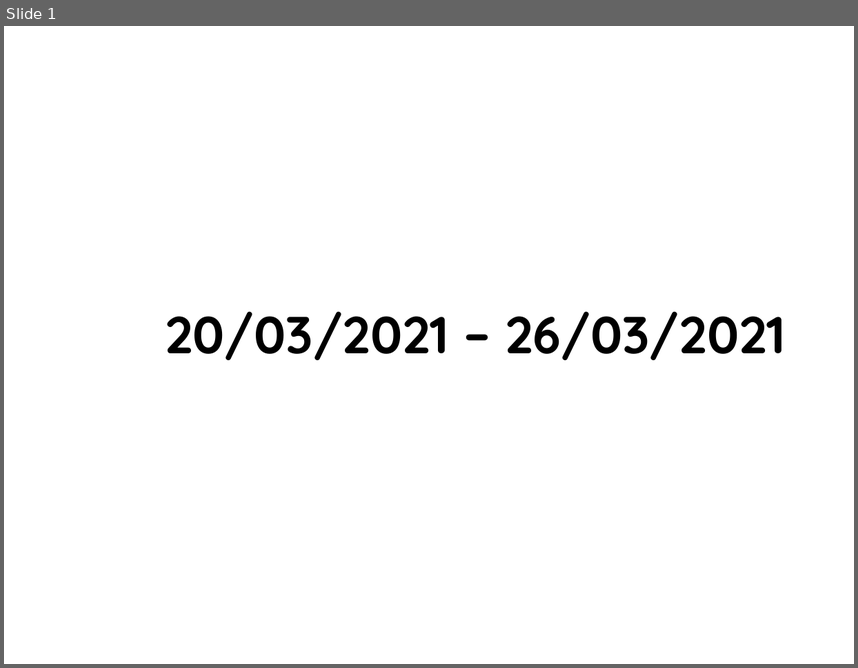
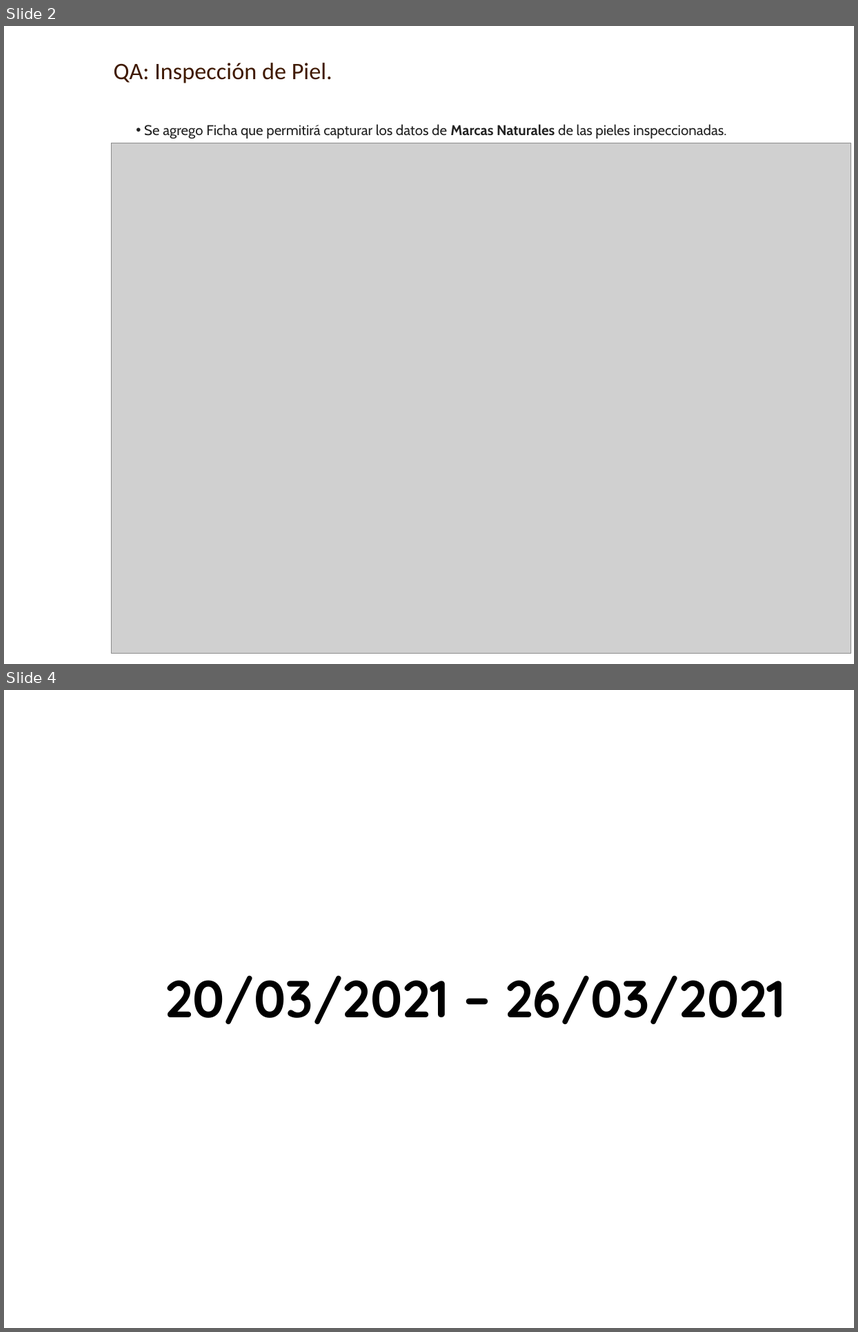
Before and after one commit to AXDELAROSA/CONTROL_QUALITY, a slide deck: INSPECCION_MATERIAL/INSPECCION_PIEL/Docs/QA_INSPECCION_PIEL.pptx. Shown one above the other, each under a label of ours: slide 1 before the commit, slides 2 and 4 after it; the slides between them are not shown. The pictures are 858x668 and 858x1332 pixels, drawn with LibreOffice and Linux fonts; fonts in the diff are those of the drawing; grey boxes stand for pictures; background and template pictures are left out. Boxes give left, top, right and bottom in pixels: in the first picture for what was removed or moved away, otherwise in the second. Text is boxed around its words. In the diff, an @@ line names an element or a change of style, - is before the commit and + after.

```diff
--- a/INSPECCION_MATERIAL/INSPECCION_PIEL/Docs/QA_INSPECCION_PIEL.pptx
+++ b/INSPECCION_MATERIAL/INSPECCION_PIEL/Docs/QA_INSPECCION_PIEL.pptx
@@ slide 2 added at [4, 26, 854, 664], background picture (left out) @@
@@ text added at [114, 63, 332, 83], 20 pt, text #3F1900 @@
+QA: Inspección de Piel.
@@ text added at [144, 124, 727, 138], 12 pt, text #222222 @@
+• Se agrego Ficha que permitirá capturar los datos de Marcas Naturales de las pieles inspeccionadas.
@@ picture added at [111, 143, 851, 653] @@
@@ what was slide 1 is now slide 4 @@
```
Also in this commit, not shown: 3 slides changed, 2 other slides added, 23 other files.
